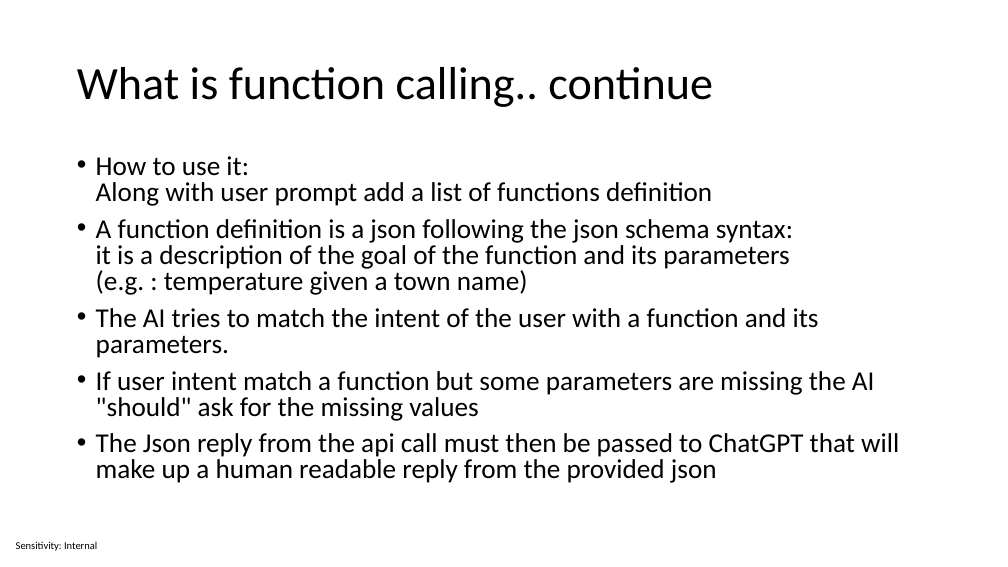
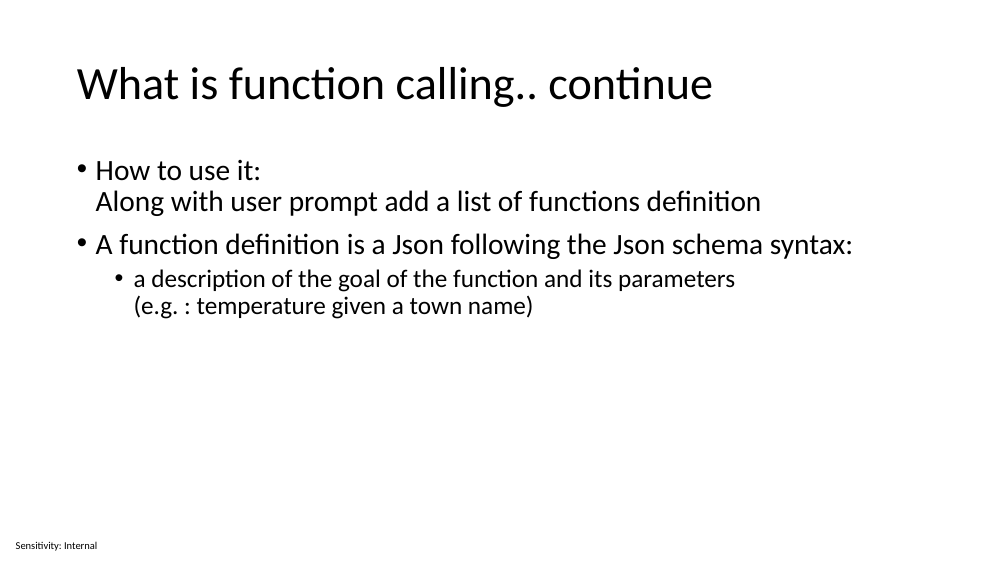
Before and after one commit to sabbadino/function-caling, a slide deck: slide 7 of Function calling.pptx (slide 4 before the commit). Drawn at 1008x567 pixels with LibreOffice and Linux fonts; fonts in the diff are those of the drawing. Boxes give left, top, right and bottom in pixels: in the first picture for what was removed or moved away, otherwise in the second. Text is boxed around its words. In the diff, an @@ line names an element or a change of style, - is before the commit and + after.

```diff
--- a/Function calling.pptx
+++ b/Function calling.pptx
@@ text at bbox=[96, 160, 762, 216]: size 25.9 to 28 pt in "How to use it: Along with user ..."; line spacing 0.8 to 0.9 @@
@@ text at bbox=[96, 233, 853, 319]: text changed; size 25.9 to 24 pt @@
-• A function definition is a json following the json schema syntax:
-  it is a description of the goal of the function and its parameters
-  (e.g. : temperature given a town name)
-• The AI tries to match the intent of the user with a function and its parameters.
-• If user intent match a function but some parameters are missing the AI "should" ask for the missing values
-• The Json reply from the api call must then be passed to ChatGPT that will make up a human readable reply from the provided json
+• A function definition is a Json following the Json schema syntax:
+  • a description of the goal of the function and its parameters
+    (e.g. : temperature given a town name)
```
Also in this commit, not shown: 5 other slides changed, 5 slides added, 1 other file.
